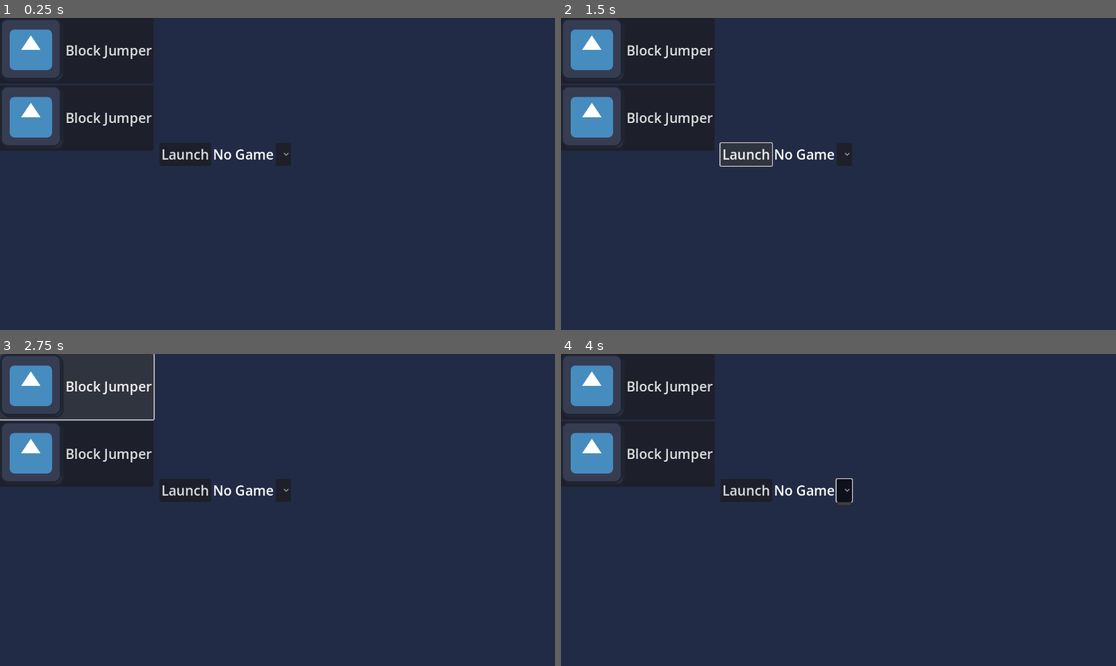
Above: before the commit, frames 1-4 (two rows, left to right).
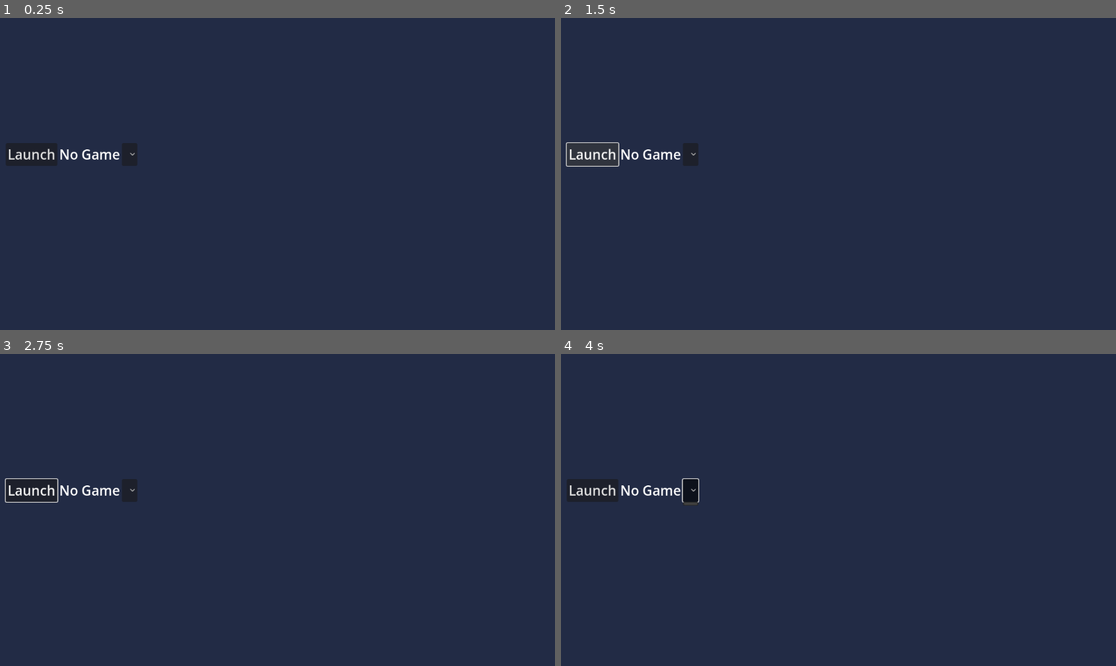
Above: after the commit, the same moments.

Repository: Ksawex4/NovaProot-Hub
Game: Godot game, scene res://scenes/main_desktop.tscn
Two runs of this game, one before a commit and one after it. Both use one fixed random seed, a clock stepped at 60 frames per second and the inputs below. The engine's default icon, where the game draws it, is replaced by a stand-in: a white triangle on a blue panel in a dark square.
Inputs (mouse positions are in pixels of both pictures, inside the frame that each line leads up to; where the layout moved, square brackets give the same spot in the first picture):
- Up to frame 1 (0.25 s): no input
- Up to frame 2 (1.5 s): click "Launch" at 0.5 s; click "Launch" at 1.25 s
- Up to frame 3 (2.75 s): click (77, 385) at 2 s, where only the run before the commit has a clickable "Block Jumper"
- Up to frame 4 (4 s): click (638, 453) at 2.75 s, where only the run before the commit has a clickable "Block Jumper"; click (688, 491) [844, 491] at 3.5 s

The runs differ from the first frame. In frame 1, 10% of the frame differs, in the area x 0-53%, y 0-48%; in frame 2, 9.9%; in frame 3, 7.6%; in frame 4, 11%, in the area x 0-53%, y 0-49%.
Error before the commit: Parse Error: Identifier "SaveMan" not declared in the current scope. (res://scripts/globals/GamesManager.gd:38)

Commit message:
Added ZipManager

Diff:
--- a/project.godot
+++ b/project.godot
@@ -19,6 +19,8 @@
 
 GamesMan="*res://scripts/globals/GamesManager.gd"
 GithubApiMan="*res://scripts/globals/GithubApiMan.gd"
+SaveMan="*res://scripts/globals/SaveManager.gd"
+ZipMan="*res://scripts/globals/ZipManager.gd"
 
 [rendering]
 
--- /dev/null
+++ b/scripts/globals/ZipManager.gd
@@ -0,0 +1,21 @@
+extends Node
+
+func unzip_to_directory(path_to_zip: String, unzip_path: String="user://") -> void:
+	var reader := ZIPReader.new()
+	if not FileAccess.file_exists(path_to_zip):
+		push_warning("file_doesn't exist ", path_to_zip)
+		return
+
+	var root_dir := DirAccess.open(unzip_path)
+
+	reader.open(path_to_zip)
+	var files := reader.get_files()
+	for file_path in files:
+		if file_path.ends_with("/"):
+			root_dir.make_dir_recursive(file_path)
+			continue
+
+		root_dir.make_dir_recursive(root_dir.get_current_dir().path_join(file_path).get_base_dir())
+		var file = FileAccess.open(root_dir.get_current_dir().path_join(file_path), FileAccess.WRITE)
+		var buffer = reader.read_file(file_path)
+		file.store_buffer(buffer)
Not shown, added: scripts/globals/ZipManager.gd.uid
